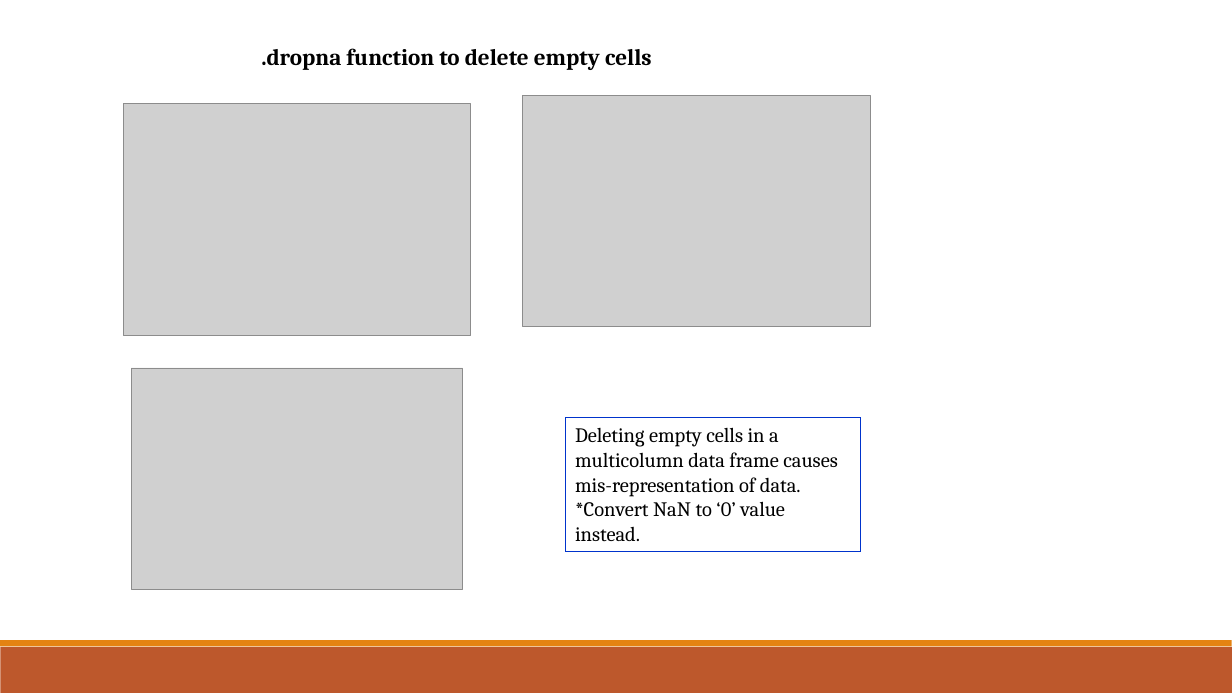
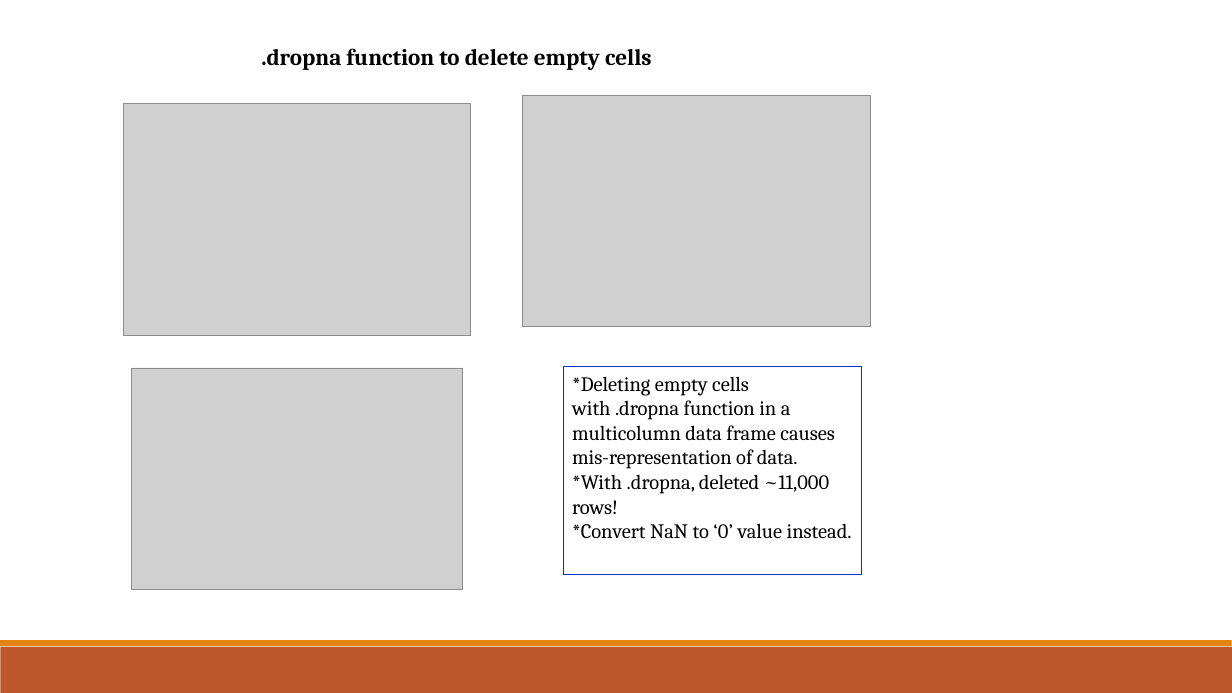
Before and after one commit to grahamb001/Project1, a slide deck: slide 11 of Project 1 Presentation Templatebg_ap.pptx. Drawn at 1232x693 pixels with LibreOffice and Linux fonts; fonts in the diff are those of the drawing; grey boxes stand for pictures. Boxes give left, top, right and bottom in pixels: in the first picture for what was removed or moved away, otherwise in the second. Text is boxed around its words. In the diff, an @@ line names an element or a change of style, - is before the commit and + after.

```diff
--- a/Project 1 Presentation Templatebg_ap.pptx
+++ b/Project 1 Presentation Templatebg_ap.pptx
@@ rectangle "*Deleting empty cells with .dropna ...": place and size @@
-rectangle "*Deleting empty cells with .dropna ..." at (566,418,860,552)
+rectangle "*Deleting empty cells with .dropna ..." at (563,366,861,575)
@@ text in rectangle at (572,376,852,539): text changed @@
-Deleting empty cells in a multicolumn data frame causes mis-representation of data. *Convert NaN to ‘0’ value instead.
+*Deleting empty cells with .dropna function in a multicolumn data frame causes mis-representation of data.
+*With .dropna, deleted ~11,000 rows!
+*Convert NaN to ‘0’ value instead.
```
Also in this commit, not shown: 1 slide added.
